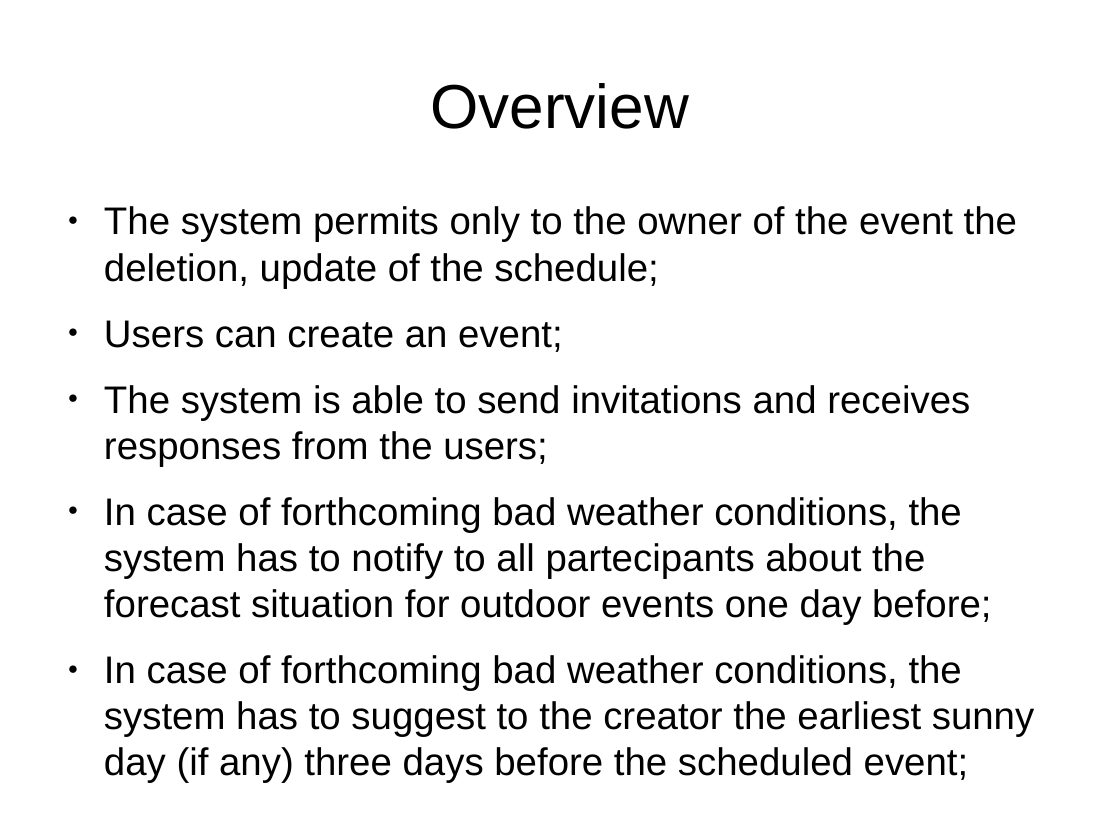
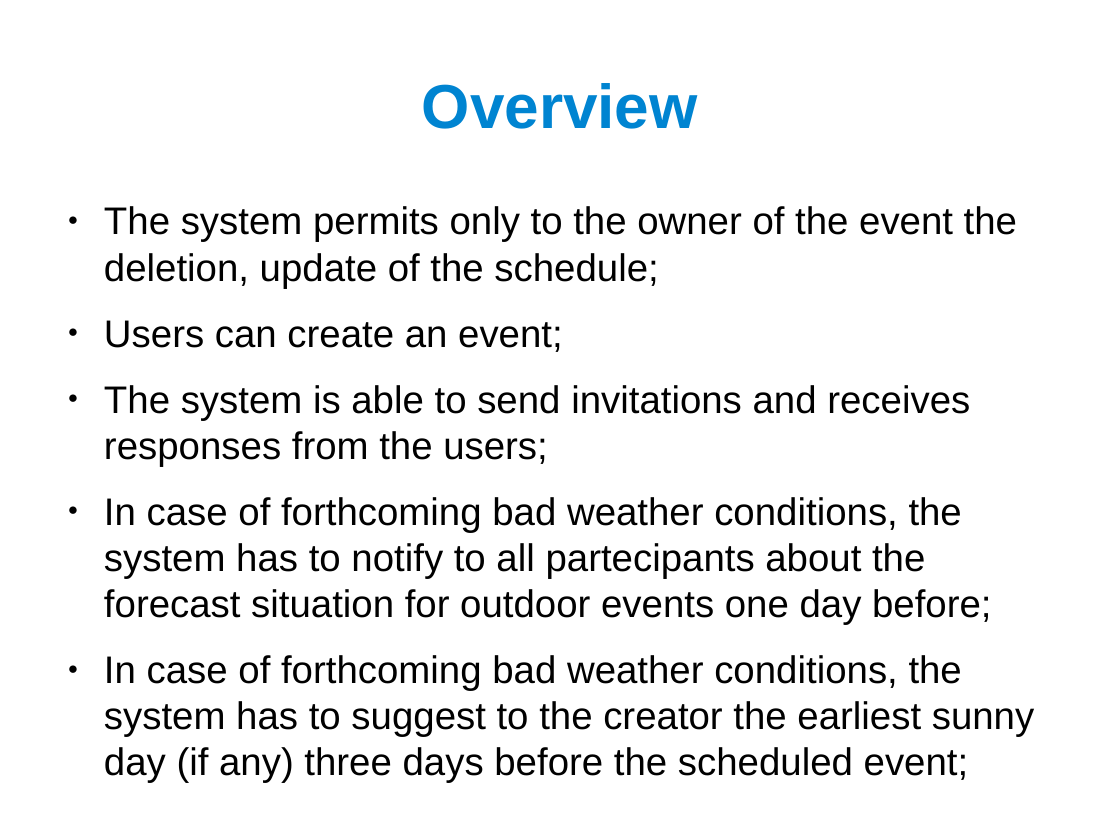
Before and after one commit to nico-mkhatvari/SE2, a slide deck: slide 2 of Presentation.odp. Drawn at 1120x840 pixels with LibreOffice and Linux fonts; fonts in the diff are those of the drawing. Boxes give left, top, right and bottom in pixels: in the first picture for what was removed or moved away, otherwise in the second. Text is boxed around its words. In the diff, an @@ line names an element or a change of style, - is before the commit and + after.

```diff
--- a/Presentation.odp
+++ b/Presentation.odp
@@ title "Overview" at [422,83,698,129]: text colour #000000 to #0084D1, bold on @@
```
Also in this commit, not shown: 12 other slides changed, 6 slides added.
